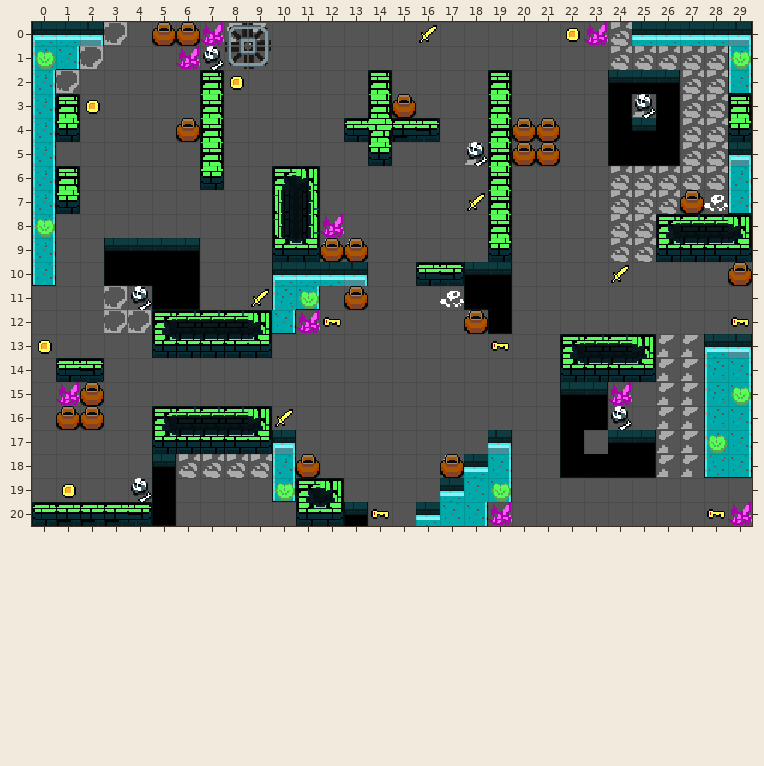
Tiled map: mapRD.tmx. The picture above was drawn from the file before the commit.
Cells are 16x16 px. Shown: x 0..29, y 0..20.
New version:
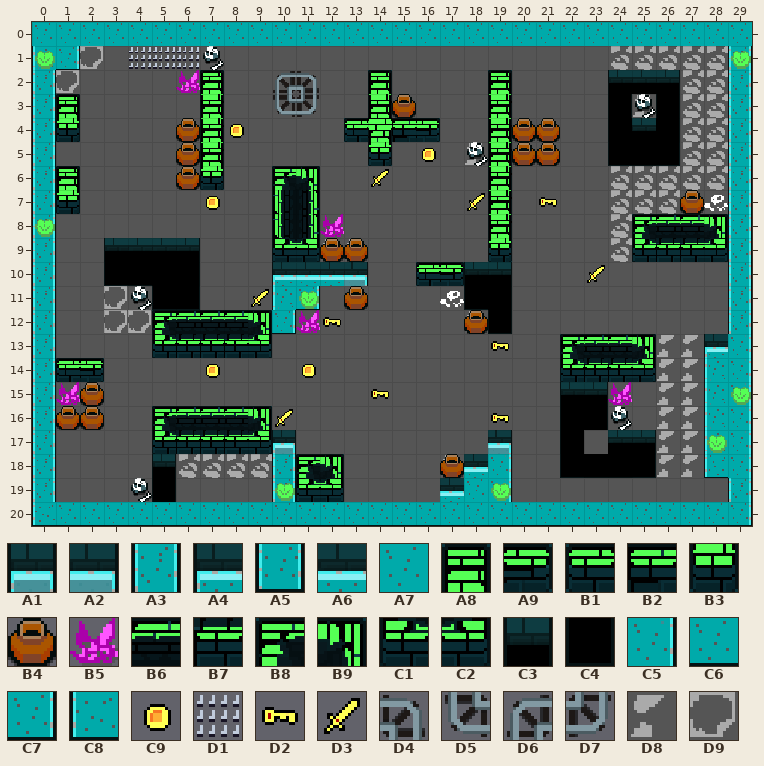
Key: from "All": A1 0, A2 1, A3 2, A4 3, A5 4, A6 5, A7 6, A8 10, A9 12, B1 13, B2 14, B3 18, B4 19, B5 20, B6 23, B7 24, B8 26, B9 26 turned 90, C1 27, C2 27 flipped left-right, C3 31, C4 34, C5 37, C6 38, C7 39, C8 40; from "Items": C9 13, D1 23, D2 61, D3 77; from "Railes": D4 3, D5 3 turned 180, D6 3 turned 270, D7 3 turned 90; from "Suelos": D8 0, D9 1.
__ is an empty cell, ## one hidden under a higher layer, .. an unchanged one.
Difference:
--- layer "Suelo"
@@ x 3..9 @@
- 0 D9 .. .. .. .. D8 D8
+ 0 ## .. .. .. .. ## ##
--- layer "Paredes"
@@ x 0..29 @@
- 0 A4 A6 A2 __ __ __ __ __ __ __ __ __ __ __ __ __ __ __ __ __ __ __ __ __ __ A6 A6 A6 A6 A2
+ 0 A7 A7 A7 A7 A7 A7 A7 A7 A7 A7 A7 A7 A7 A7 A7 A7 A7 A7 A7 A7 A7 A7 A7 A7 A7 A7 A7 A7 A7 A7
@@ x 29..29 @@
- 2 A5
- 3 __
- 4 __
- 5 A1
+ 2 A3
+ 3 A3
+ 4 A3
+ 5 A3
@@ x 0..29 @@
- 7 .. .. .. .. .. .. .. .. .. .. .. .. .. .. .. .. .. .. .. .. .. .. .. .. .. .. .. .. .. A5
- 8 .. .. .. .. .. .. .. .. .. .. .. .. .. .. .. .. .. .. .. .. .. .. .. .. .. __ B8 .. B6 B9
- 9 .. .. .. .. .. .. .. .. .. .. .. .. .. .. .. .. .. .. .. .. .. .. .. .. .. __ C1 .. B7 C2
-10 A5 .. .. .. .. .. .. .. .. .. .. .. .. .. .. .. .. .. .. .. .. .. .. .. .. .. .. .. .. __
-11 __ .. .. .. .. .. .. .. .. .. .. .. .. .. .. .. .. .. .. .. .. .. .. .. .. .. .. .. .. __
-12 __ .. .. .. .. .. .. .. .. .. .. .. .. .. .. .. .. .. .. .. .. .. .. .. .. .. .. .. .. __
-13 __ .. .. .. .. .. .. .. .. .. .. .. .. .. .. .. .. .. .. .. .. .. .. .. .. .. .. .. .. A2
-14 __ .. .. .. .. .. .. .. .. .. .. .. .. .. .. .. .. .. .. .. .. .. .. .. .. .. .. .. .. ..
-15 __ .. .. .. .. .. .. .. .. .. .. .. .. .. .. .. .. .. .. .. .. .. .. .. .. .. .. .. .. ..
-16 __ .. .. .. .. .. .. .. .. .. .. .. .. .. .. .. .. .. .. .. .. .. .. .. .. .. .. .. .. ..
-17 __ .. .. .. .. .. .. .. .. .. .. .. .. .. .. .. .. .. .. .. .. .. .. .. .. .. .. .. .. ..
-18 __ .. .. .. .. .. .. .. .. .. .. .. .. .. .. .. .. .. .. .. .. .. .. .. .. .. .. .. .. C7
-19 __ .. .. .. .. .. .. .. .. .. A5 .. .. .. .. .. .. .. .. .. .. .. .. .. .. .. .. .. .. __
-20 __ __ __ __ __ C4 __ __ __ __ __ __ __ C3 __ __ A6 A7 C5 __ __ __ __ __ __ __ __ __ __ __
+ 7 .. .. .. .. .. .. .. .. .. .. .. .. .. .. .. .. .. .. .. .. .. .. .. .. .. .. .. .. .. A3
+ 8 .. .. .. .. .. .. .. .. .. .. .. .. .. .. .. .. .. .. .. .. .. .. .. .. .. B8 B6 .. B9 A3
+ 9 .. .. .. .. .. .. .. .. .. .. .. .. .. .. .. .. .. .. .. .. .. .. .. .. .. C1 B7 .. C2 A3
+10 A3 .. .. .. .. .. .. .. .. .. .. .. .. .. .. .. .. .. .. .. .. .. .. .. .. .. .. .. .. A3
+11 A3 .. .. .. .. .. .. .. .. .. .. .. .. .. .. .. .. .. .. .. .. .. .. .. .. .. .. .. .. A3
+12 A3 .. .. .. .. .. .. .. .. .. .. .. .. .. .. .. .. .. .. .. .. .. .. .. .. .. .. .. .. A3
+13 A3 .. .. .. .. .. .. .. .. .. .. .. .. .. .. .. .. .. .. .. .. .. .. .. .. .. .. .. .. C5
+14 A3 .. .. .. .. .. .. .. .. .. .. .. .. .. .. .. .. .. .. .. .. .. .. .. .. .. .. .. .. ..
+15 A3 .. .. .. .. .. .. .. .. .. .. .. .. .. .. .. .. .. .. .. .. .. .. .. .. .. .. .. .. ..
+16 A3 .. .. .. .. .. .. .. .. .. .. .. .. .. .. .. .. .. .. .. .. .. .. .. .. .. .. .. .. ..
+17 A3 .. .. .. .. .. .. .. .. .. .. .. .. .. .. .. .. .. .. .. .. .. .. .. .. .. .. .. .. ..
+18 A3 .. .. .. .. .. .. .. .. .. .. .. .. .. .. .. .. .. .. .. .. .. .. .. .. .. .. .. .. C5
+19 A3 .. .. .. .. .. .. .. .. .. A3 .. .. .. .. .. .. .. .. .. .. .. .. .. .. .. .. .. .. A3
+20 C8 C6 C6 C6 C6 C6 C6 C6 C6 C6 C6 C6 C6 C6 C6 C6 C6 C6 C6 C6 C6 C6 C6 C6 C6 C6 C6 C6 C6 C7
--- layer "Objetos"
@@ x 2..23 @@
- 0 .. .. .. B4 B4 B5 D6 D4 .. .. .. .. .. .. D3 .. .. .. .. .. C9 B5
- 1 .. .. __ __ B5 .. D5 D7 .. .. .. .. .. .. .. .. .. .. .. .. .. ..
- 2 .. .. .. .. __ .. C9 .. __ __ .. .. .. .. .. .. .. .. .. .. .. ..
- 3 C9 .. .. .. .. .. .. .. __ __ .. .. .. .. .. .. .. .. .. .. .. ..
- 4 .. .. .. .. .. .. __ .. .. .. .. .. .. .. .. .. .. .. .. .. .. ..
- 5 .. .. .. .. __ .. .. .. .. .. .. .. .. .. __ .. .. .. .. .. .. ..
- 6 .. .. .. .. __ .. .. .. .. .. .. .. __ .. .. .. .. .. .. .. .. ..
- 7 .. .. .. .. .. __ .. .. .. .. .. .. .. .. .. .. .. .. .. __ .. ..
+ 0 .. .. .. __ __ __ __ __ .. .. .. .. .. .. __ .. .. .. .. .. __ __
+ 1 .. .. D1 D1 D1 .. __ __ .. .. .. .. .. .. .. .. .. .. .. .. .. ..
+ 2 .. .. .. .. B5 .. __ .. D6 D4 .. .. .. .. .. .. .. .. .. .. .. ..
+ 3 __ .. .. .. .. .. .. .. D5 D7 .. .. .. .. .. .. .. .. .. .. .. ..
+ 4 .. .. .. .. .. .. C9 .. .. .. .. .. .. .. .. .. .. .. .. .. .. ..
+ 5 .. .. .. .. B4 .. .. .. .. .. .. .. .. .. C9 .. .. .. .. .. .. ..
+ 6 .. .. .. .. B4 .. .. .. .. .. .. .. D3 .. .. .. .. .. .. .. .. ..
+ 7 .. .. .. .. .. C9 .. .. .. .. .. .. .. .. .. .. .. .. .. D2 .. ..
@@ x 23..29 @@
-10 __ D3 .. .. .. .. B4
+10 D3 __ .. .. .. .. __
@@ x 0..29 @@
-12 .. .. .. .. .. .. .. .. .. .. .. .. .. .. .. .. .. .. .. .. .. .. .. .. .. .. .. .. .. D2
-13 C9 .. .. .. .. .. .. .. .. .. .. .. .. .. .. .. .. .. .. .. .. .. .. .. .. .. .. .. .. ..
-14 .. .. .. .. .. .. .. __ .. .. .. __ .. .. .. .. .. .. .. .. .. .. .. .. .. .. .. .. .. ..
-15 .. .. .. .. .. .. .. .. .. .. .. .. .. .. __ .. .. .. .. .. .. .. .. .. .. .. .. .. .. ..
-16 .. .. .. .. .. .. .. .. .. .. .. .. .. .. .. .. .. .. .. __ .. .. .. .. .. .. .. .. .. ..
+12 .. .. .. .. .. .. .. .. .. .. .. .. .. .. .. .. .. .. .. .. .. .. .. .. .. .. .. .. .. __
+13 __ .. .. .. .. .. .. .. .. .. .. .. .. .. .. .. .. .. .. .. .. .. .. .. .. .. .. .. .. ..
+14 .. .. .. .. .. .. .. C9 .. .. .. C9 .. .. .. .. .. .. .. .. .. .. .. .. .. .. .. .. .. ..
+15 .. .. .. .. .. .. .. .. .. .. .. .. .. .. D2 .. .. .. .. .. .. .. .. .. .. .. .. .. .. ..
+16 .. .. .. .. .. .. .. .. .. .. .. .. .. .. .. .. .. .. .. D2 .. .. .. .. .. .. .. .. .. ..
@@ x 1..29 @@
-18 .. .. .. .. .. .. .. .. .. .. B4 .. .. .. .. .. .. .. .. .. .. .. .. .. .. .. .. .. ..
-19 C9 .. .. .. .. .. .. .. .. .. .. .. .. .. .. .. .. .. .. .. .. .. .. .. .. .. .. .. ..
-20 .. .. .. .. .. .. .. .. .. .. .. .. .. D2 .. .. .. .. B5 .. .. .. .. .. .. .. .. D2 B5
+18 .. .. .. .. .. .. .. .. .. .. __ .. .. .. .. .. .. .. .. .. .. .. .. .. .. .. .. .. ..
+19 __ .. .. .. .. .. .. .. .. .. .. .. .. .. .. .. .. .. .. .. .. .. .. .. .. .. .. .. ..
+20 .. .. .. .. .. .. .. .. .. .. .. .. .. __ .. .. .. .. __ .. .. .. .. .. .. .. .. __ __
--- layer "Muros"
@@ x 29..29 @@
- 3 A8
- 4 B3
+ 3 __
+ 4 __
@@ x 0..12 @@
-18 .. .. .. .. .. .. .. .. .. .. .. __ __
-19 .. .. .. .. .. .. .. .. .. .. .. B8 B9
-20 B1 B2 B2 B2 A9 .. .. .. .. .. .. C1 C2
+18 .. .. .. .. .. .. .. .. .. .. .. B8 B9
+19 .. .. .. .. .. .. .. .. .. .. .. C1 C2
+20 __ __ __ __ __ .. .. .. .. .. .. __ __
